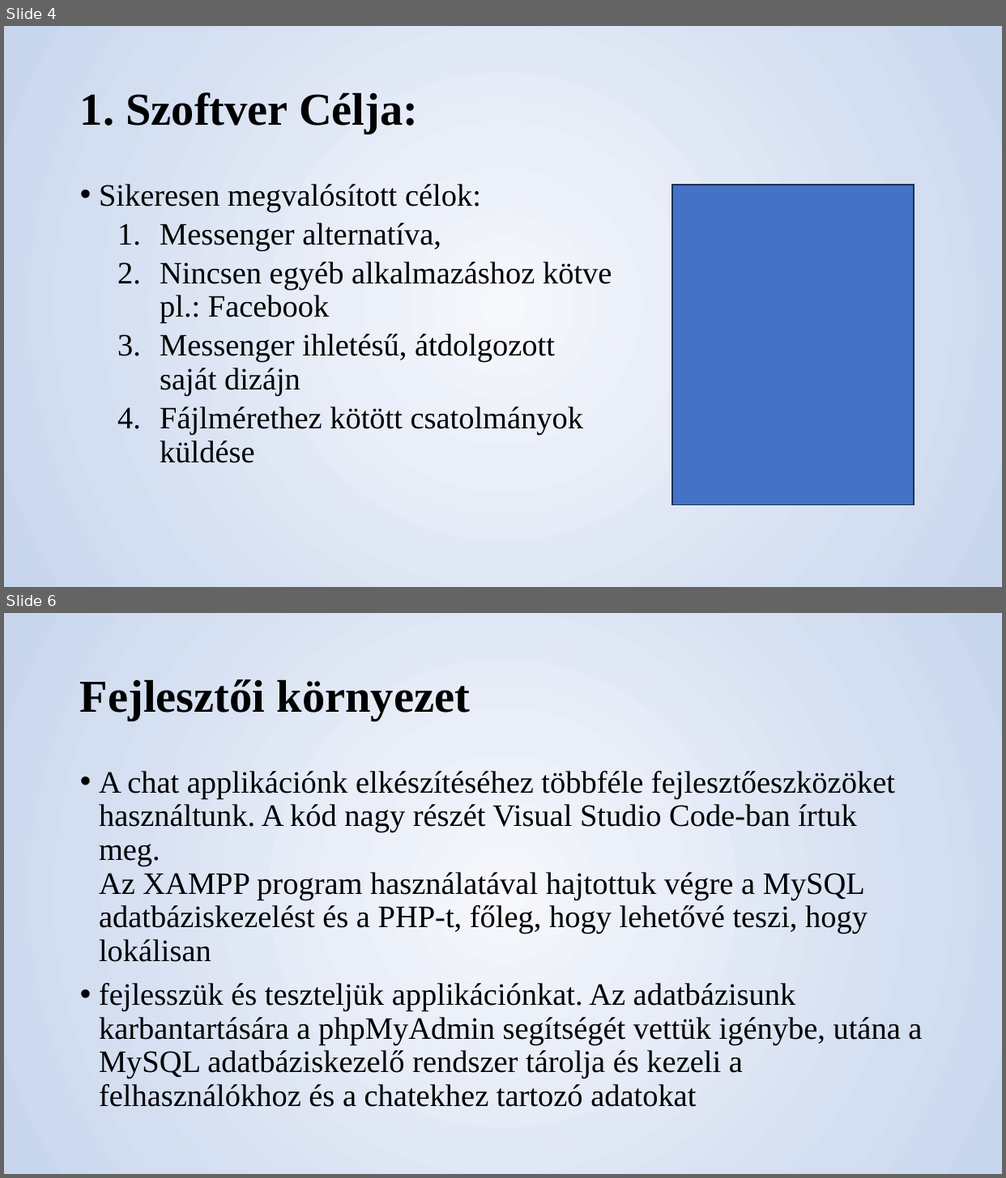
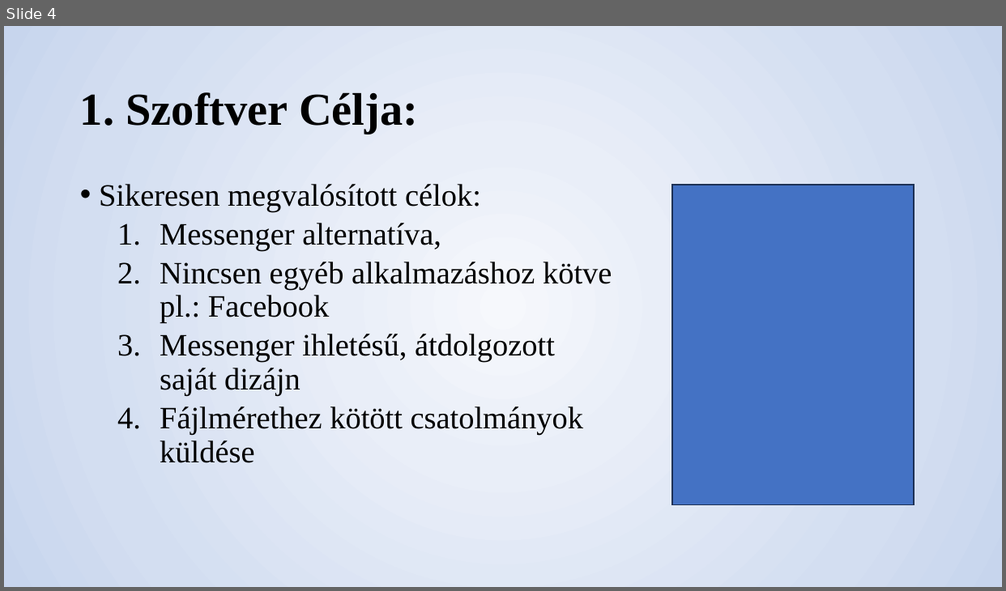
Before and after one commit to smolelevent/Messengeres-vizsgaremek, a slide deck: Chatex dokumentáció/presentation.pptx. Shown one above the other, each under a label of ours: slides 4 and 6 before the commit, slide 4 after it; the slides between them are not shown. The pictures are 1006x1178 and 1006x591 pixels, drawn with LibreOffice and Linux fonts; fonts in the diff are those of the drawing. Boxes give left, top, right and bottom in pixels: in the first picture for what was removed or moved away, otherwise in the second. Text is boxed around its words. In the diff, an @@ line names an element or a change of style, - is before the commit and + after.

```diff
--- a/Chatex dokumentáció/presentation.pptx
+++ b/Chatex dokumentáció/presentation.pptx
@@ slide 6 removed at box(4, 613, 1002, 1174), background gradient #F6F8FC to #E9EEF8 to #D3DEF1 to #C7D5ED @@
@@ title removed at box(80, 679, 470, 721) @@
-Fejlesztői környezet
@@ text removed at box(99, 771, 922, 1107) @@
-• A chat applikációnk elkészítéséhez többféle fejlesztőeszközöket használtunk. A kód nagy részét Visual Studio Code-ban írtuk meg.
-  Az XAMPP program használatával hajtottuk végre a MySQL adatbáziskezelést és a PHP-t, főleg, hogy lehetővé teszi, hogy lokálisan
-• fejlesszük és teszteljük applikációnkat. Az adatbázisunk karbantartására a phpMyAdmin segítségét vettük igénybe, utána a MySQL adatbáziskezelő rendszer tárolja és kezeli a felhasználókhoz és a chatekhez tartozó adatokat
```
Also in this commit, not shown: 2 slides changed, 5 slides added, 3 other slides removed, 14 other files.
